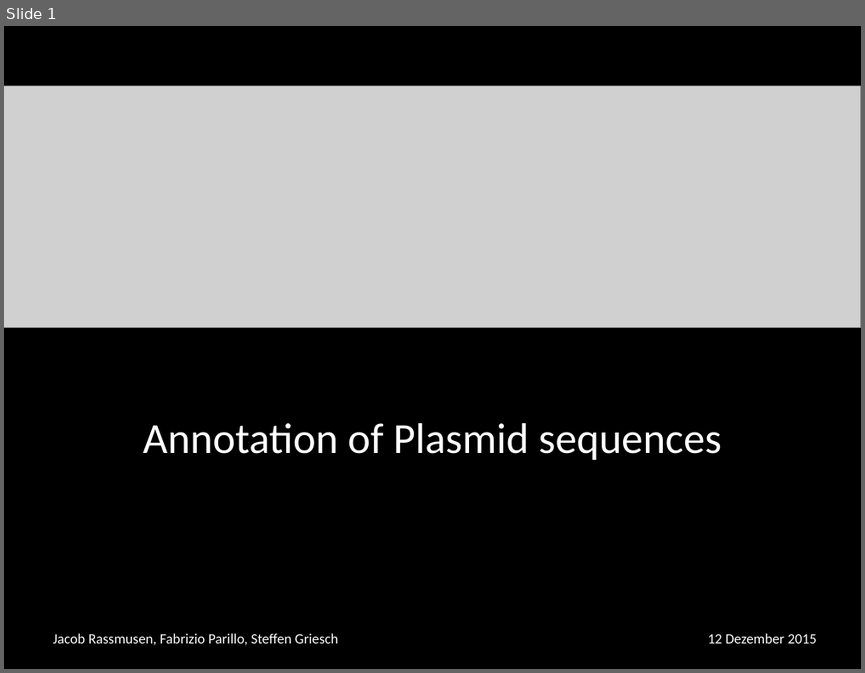
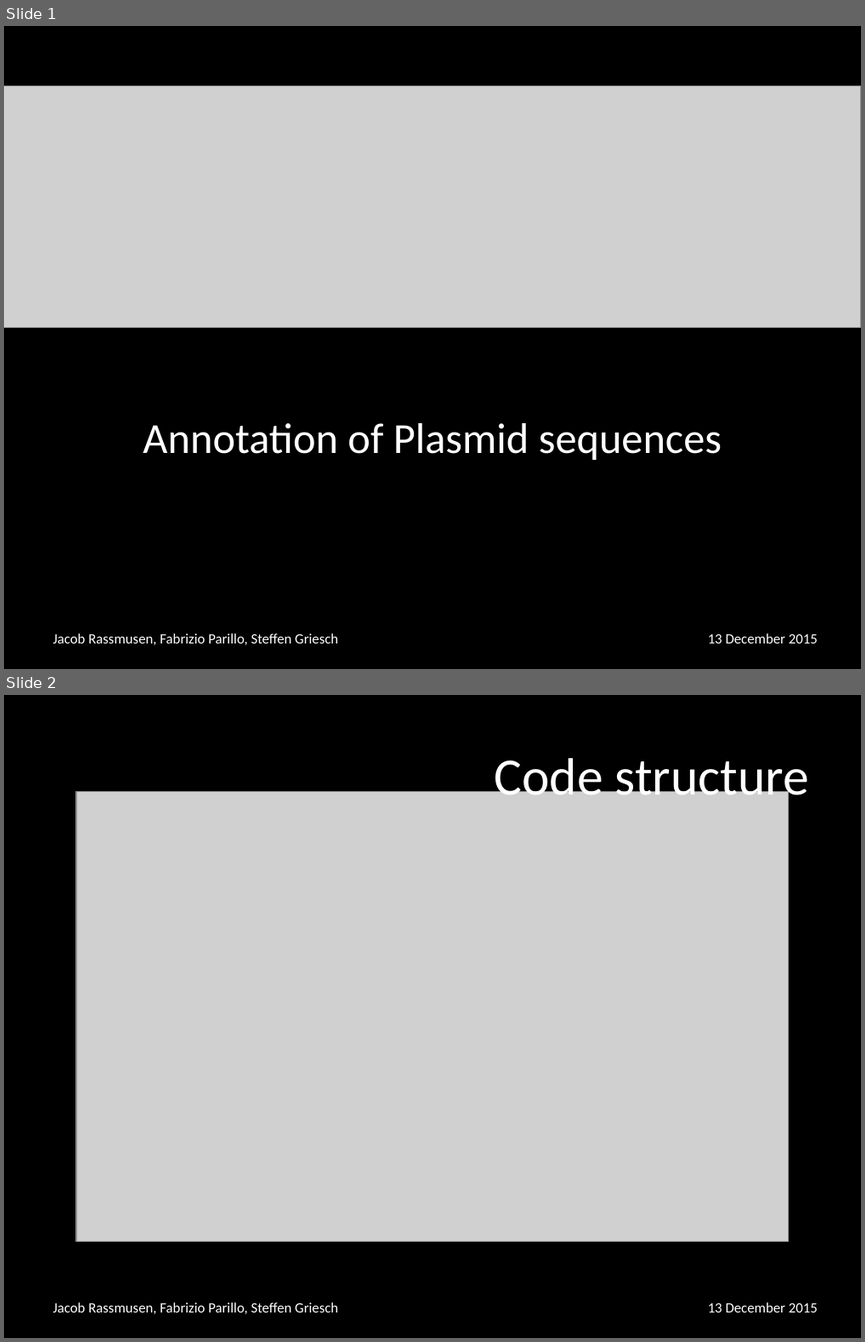
Before and after one commit to rasmussenj/PlasmidSequences, a slide deck: Präsentation1.pptx. Shown one above the other, each under a label of ours: slide 1 before the commit, slides 1 and 2 after it. The pictures are 865x673 and 865x1342 pixels, drawn with LibreOffice and Linux fonts; fonts in the diff are those of the drawing; grey boxes stand for pictures. Boxes give left, top, right and bottom in pixels: in the first picture for what was removed or moved away, otherwise in the second. Text is boxed around its words. In the diff, an @@ line names an element or a change of style, - is before the commit and + after.

```diff
--- a/Präsentation1.pptx
+++ b/Präsentation1.pptx
@@ slide 2 added at bbox=[4, 695, 861, 1338], background #000000 @@
@@ text added at bbox=[494, 758, 809, 807], 44 pt, text #FFFFFF @@
+Code structure
@@ picture added at bbox=[76, 791, 788, 1241] @@
@@ text added at bbox=[53, 1302, 338, 1314], 12 pt, text #FFFFFF @@
+Jacob Rassmusen, Fabrizio Parillo, Steffen Griesch
@@ text added at bbox=[708, 1302, 817, 1312], 12 pt, text #FFFFFF @@
+13 December 2015
@@ slide 1 changed as well @@
@@ text at bbox=[708, 633, 817, 643]: text changed @@
-12 Dezember 2015
+13 December 2015
```
Also in this commit, not shown: 5 other slides changed, 2 other files.
